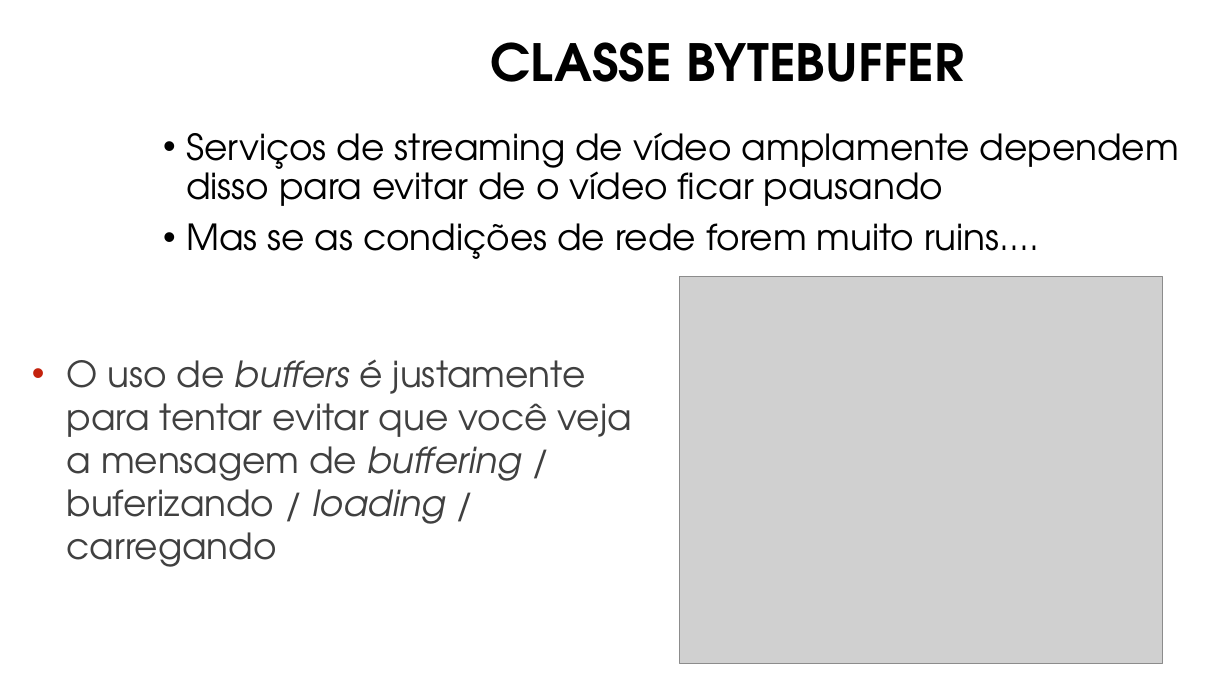
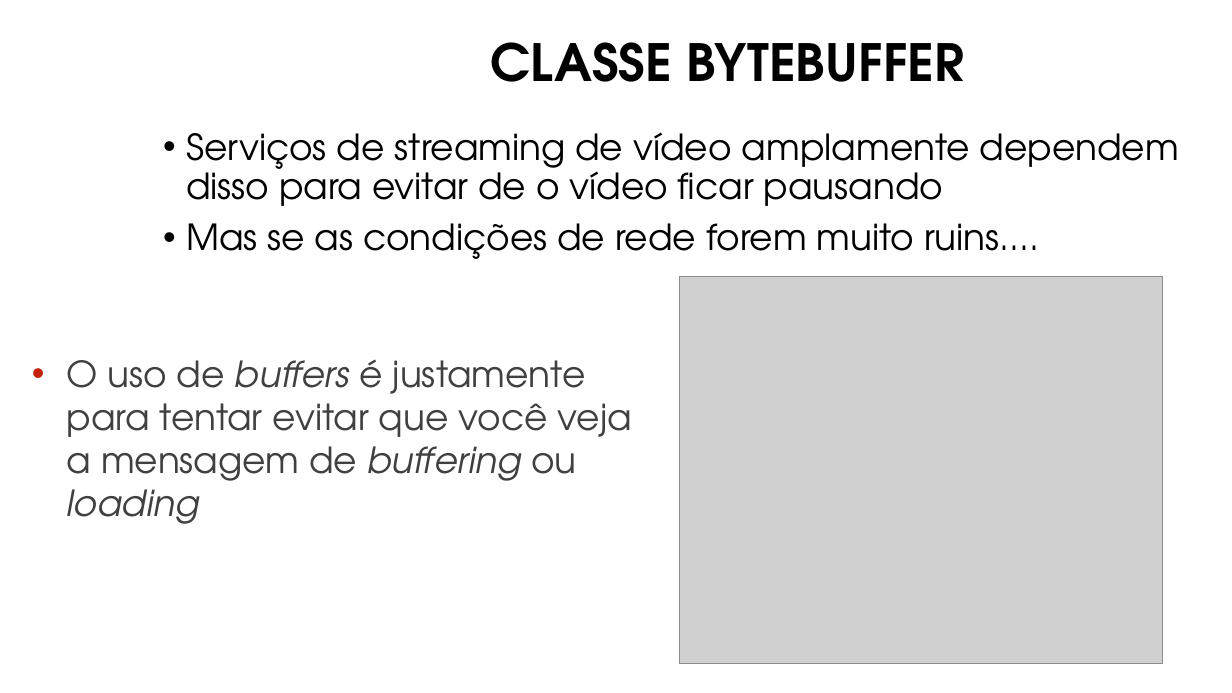
Before and after one commit to manoelcampos/sistemas-distribuidos, a slide deck: slide 8 of projects/01-socket-chat/1.3-non-blocking-socketchannel/non-blocking-chat.pptx. Drawn at 1232x693 pixels with LibreOffice and Linux fonts; fonts in the diff are those of the drawing; grey boxes stand for pictures; background and template pictures are left out. Boxes give left, top, right and bottom in pixels: in the first picture for what was removed or moved away, otherwise in the second. Text is boxed around its words. In the diff, an @@ line names an element or a change of style, - is before the commit and + after.

```diff
--- a/projects/01-socket-chat/1.3-non-blocking-socketchannel/non-blocking-chat.pptx
+++ b/projects/01-socket-chat/1.3-non-blocking-socketchannel/non-blocking-chat.pptx
@@ text at <box>67,359,632,524</box>: text changed @@
-• O uso de buffers é justamente para tentar evitar que você veja a mensagem de buffering / buferizando / loading / carregando
+• O uso de buffers é justamente para tentar evitar que você veja a mensagem de buffering ou loading
```
Also in this commit, not shown: 3 other slides changed, 1 other file.
